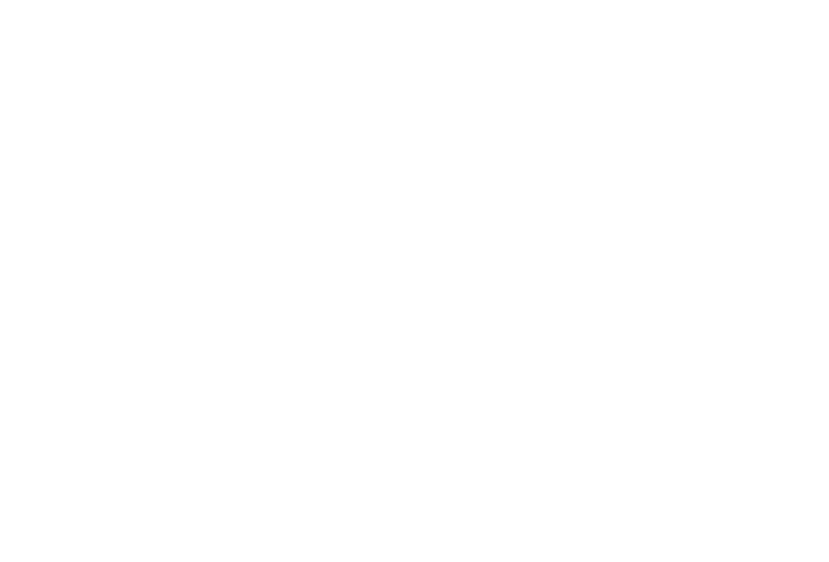
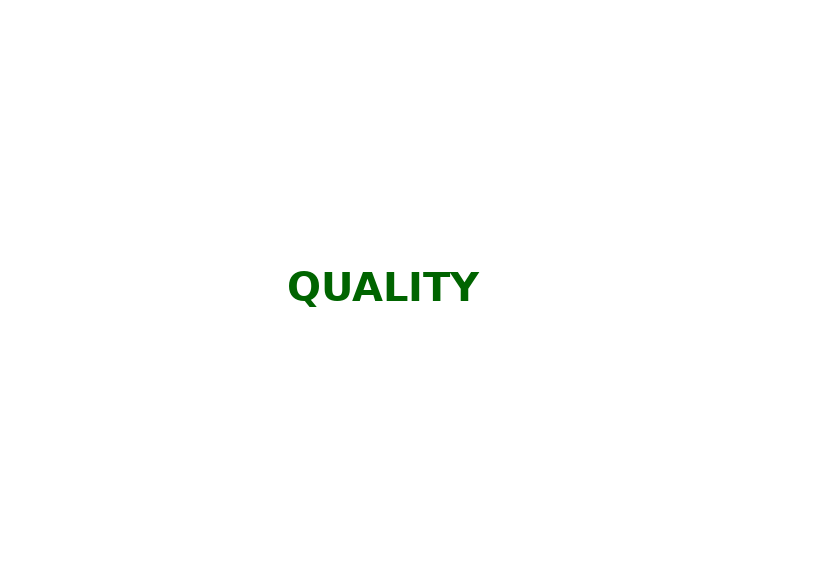
Comparing the layer stacks of the two (829, 562) images. Changes:
painted on "QUALITY" over [289, 271, 480, 307]
